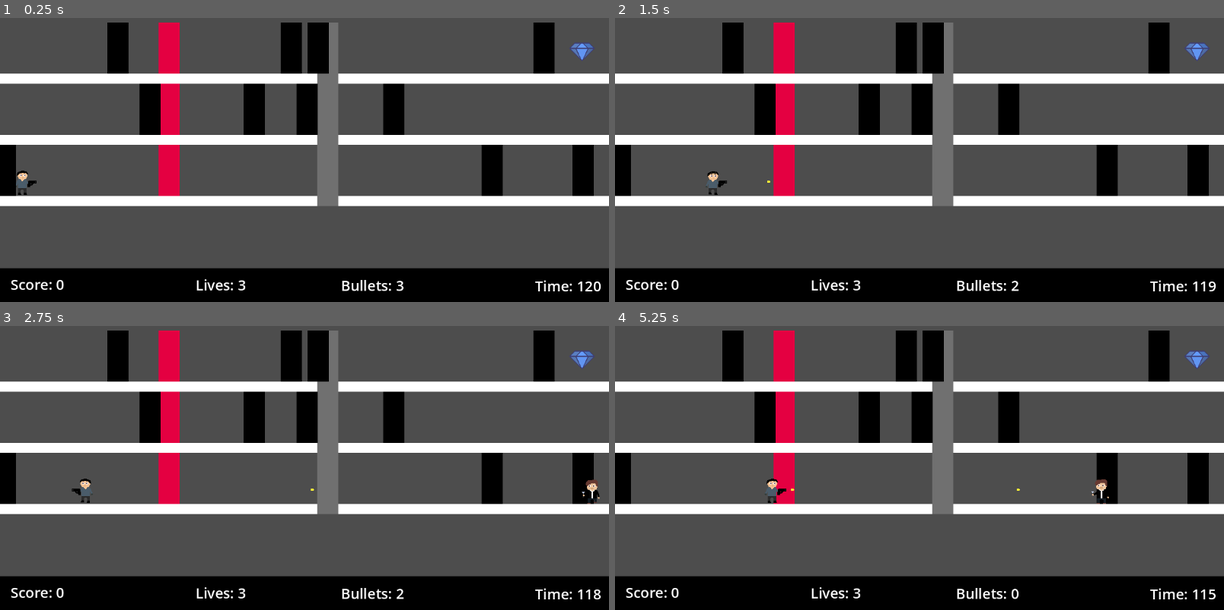
Above: before the commit, frames 1-4 (two rows, left to right).
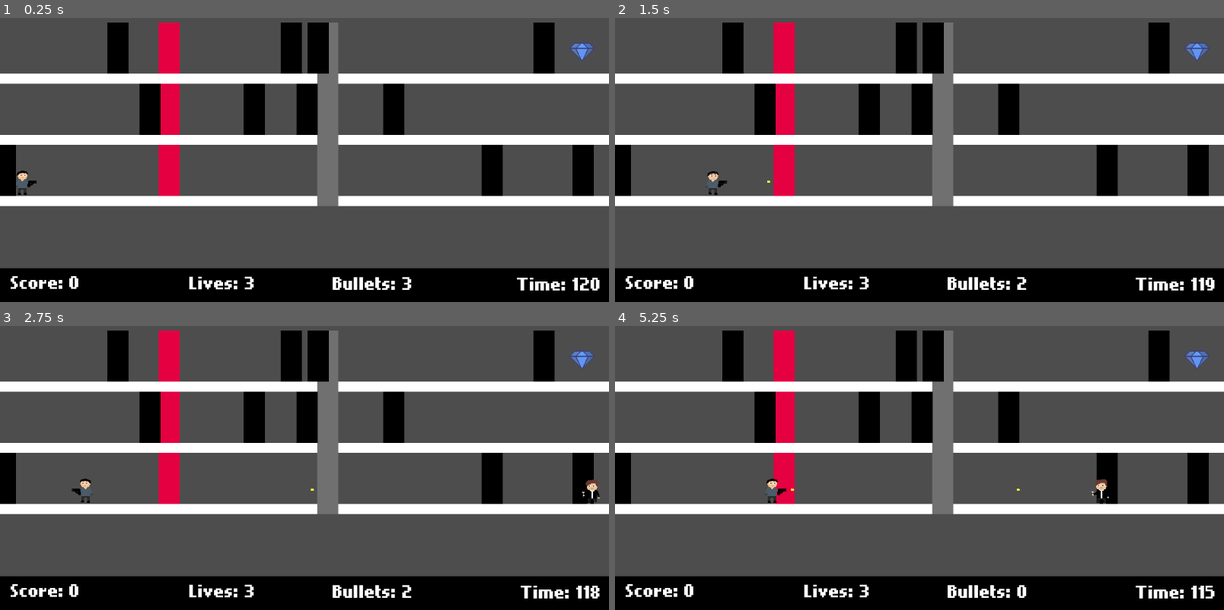
Above: after the commit, the same moments.

Repository: Colonelpanic0/Heist
Game: Godot game, scene res://Scenes/playablenew.tscn
The game is run twice, just before and just after one commit, with the same random seed, the same clock (stepped at 60 frames per second) and the same inputs.
Inputs:
- Up to frame 1 (0.25 s): no input
- Up to frame 2 (1.5 s): tap Enter at 0.5 s; hold D (Right) from 0.53 s (still down); tap 2 (Fire) at 0.6 s; tap 1 (Jump) at 0.77 s; tap 3 (Special) at 1.35 s
- Up to frame 3 (2.75 s): tap 1 (Jump) at 1.52 s; release D (Right) at 2.03 s; hold A (Left) from 2.03 s (still down); hold Space (Start) from 2.03 s (still down)
- Up to frame 4 (5.25 s): release A (Left) at 2.78 s; release Space (Start) at 2.78 s; hold D (Right) 2.78-4.28 s; tap 2 (Fire) at 2.85, 5.1 s; tap 1 (Jump) at 3.02, 3.77, 4.52 s; tap 3 (Special) at 3.6 s; hold A (Left) 4.28-5.03 s; tap Space (Start) at 4.35 s; hold D (Right) from 5.03 s (still down)

The runs differ from the first frame. In frame 1, 1.4% of the frame differs, in the area x 1-99%, y 90-97%; in frame 2, 1.4%; in frame 3, 1.4%; in frame 4, 1.4%.

Commit message:
Add status bar font

Diff:
--- a/heist/Scenes/statusbar.tscn
+++ b/heist/Scenes/statusbar.tscn
@@ -1,7 +1,8 @@
-[gd_scene load_steps=3 format=3 uid="uid://cbharkcw7yoid"]
+[gd_scene load_steps=4 format=3 uid="uid://cbharkcw7yoid"]
 
 [ext_resource type="LabelSettings" uid="uid://pp6o120knttj" path="res://Sprites/statusbar.tres" id="1_anw4h"]
 [ext_resource type="Script" uid="uid://b3ira6dg8623f" path="res://Scripts/ui.gd" id="1_wsq8e"]
+[ext_resource type="FontFile" uid="uid://c6oxbi4xm0csc" path="res://Fonts/nokiafc22.ttf" id="2_n73cl"]
 
 [node name="Statusbar" type="Node2D"]
 
@@ -38,6 +39,7 @@
 offset_right = 125.0
 offset_bottom = -8.0
 grow_vertical = 0
+theme_override_fonts/font = ExtResource("2_n73cl")
 text = "Lives: 3"
 label_settings = ExtResource("1_anw4h")
 
@@ -55,6 +57,7 @@
 offset_bottom = -14.0
 grow_horizontal = 2
 grow_vertical = 0
+theme_override_fonts/font = ExtResource("2_n73cl")
 text = "Score: 0"
 label_settings = ExtResource("1_anw4h")
 
@@ -72,6 +75,7 @@
 offset_bottom = -12.0
 grow_horizontal = 0
 grow_vertical = 0
+theme_override_fonts/font = ExtResource("2_n73cl")
 text = "Time: 100"
 label_settings = ExtResource("1_anw4h")
 
@@ -89,5 +93,6 @@
 offset_bottom = -13.0
 grow_horizontal = 2
 grow_vertical = 0
+theme_override_fonts/font = ExtResource("2_n73cl")
 text = "Bullets: 3"
 label_settings = ExtResource("1_anw4h")
